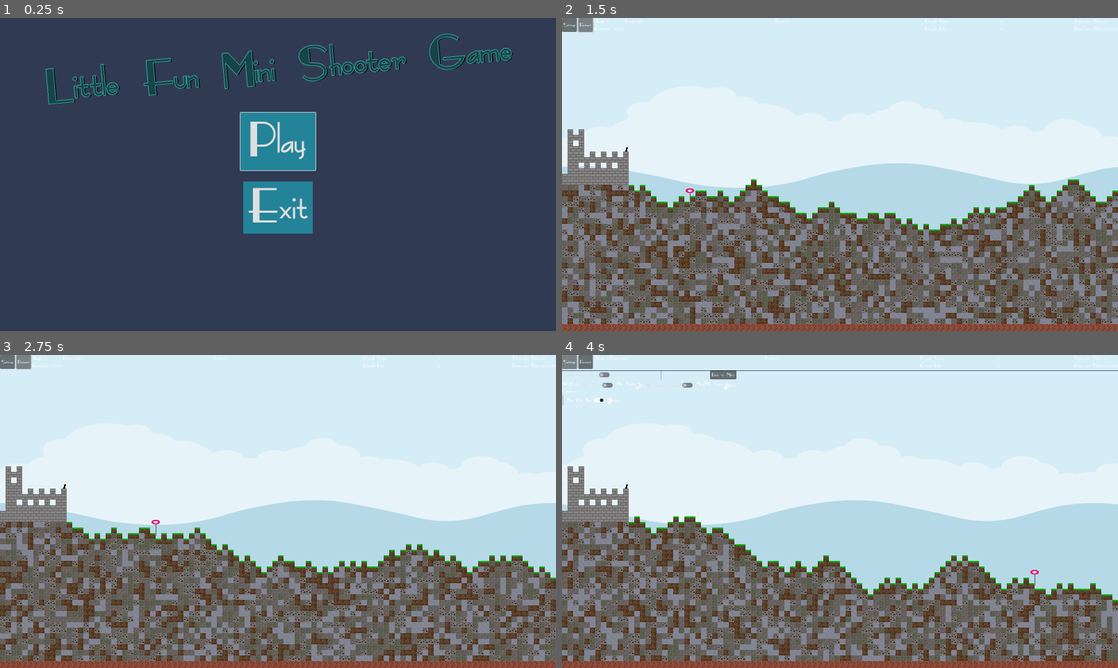
Above: before the commit, frames 1-4 (two rows, left to right).
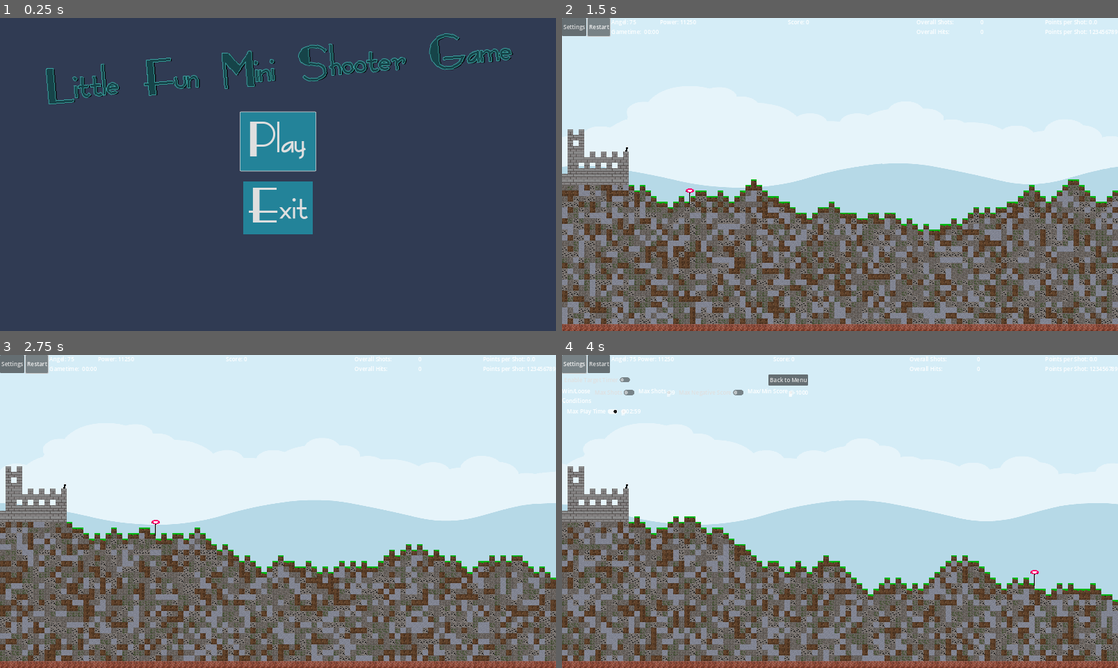
Above: after the commit, the same moments.

Repository: Coding-4Fun/Just4Fun_Mini_Shootergame
Game: Godot game, scene res://UI/MainMenuUI.tscn
The game is run twice, just before and just after one commit, with the same random seed, the same clock (stepped at 60 frames per second) and the same inputs.
Inputs:
- Up to frame 1 (0.25 s): no input
- Up to frame 2 (1.5 s): click "Play" at 0.5 s; click "Restart" at 1.25 s
- Up to frame 3 (2.75 s): click "Restart" at 2 s
- Up to frame 4 (4 s): click "Restart" at 2.75 s; click "Settings" at 3.5 s

The runs differ from the first frame. In frame 1, 1.2% of the frame differs, in the area x 8-93%, y 4-70%; in frame 2, 4.0%; in frame 3, 3.7%; in frame 4, 4.4%, in the area x 0-100%, y 0-100%.

Commit message:
Upd: Windows site Settings
Reentered windows size
Remove default Theme and Font

Diff:
--- a/project.godot
+++ b/project.godot
@@ -37,14 +37,9 @@
 
 window/size/viewport_width=1600
 window/size/viewport_height=900
-window/stretch/mode="viewport"
-window/size/width=1600
-window/size/height=900
-
-[gui]
-
-theme/custom="res://UI/Theme/default.theme"
-theme/custom_font="res://UI/Theme/main_font.tres"
+window/size/window_width_override=1600
+window/size/window_height_override=900
+window/stretch/mode="canvas_items"
 
 [importer_defaults]
 
